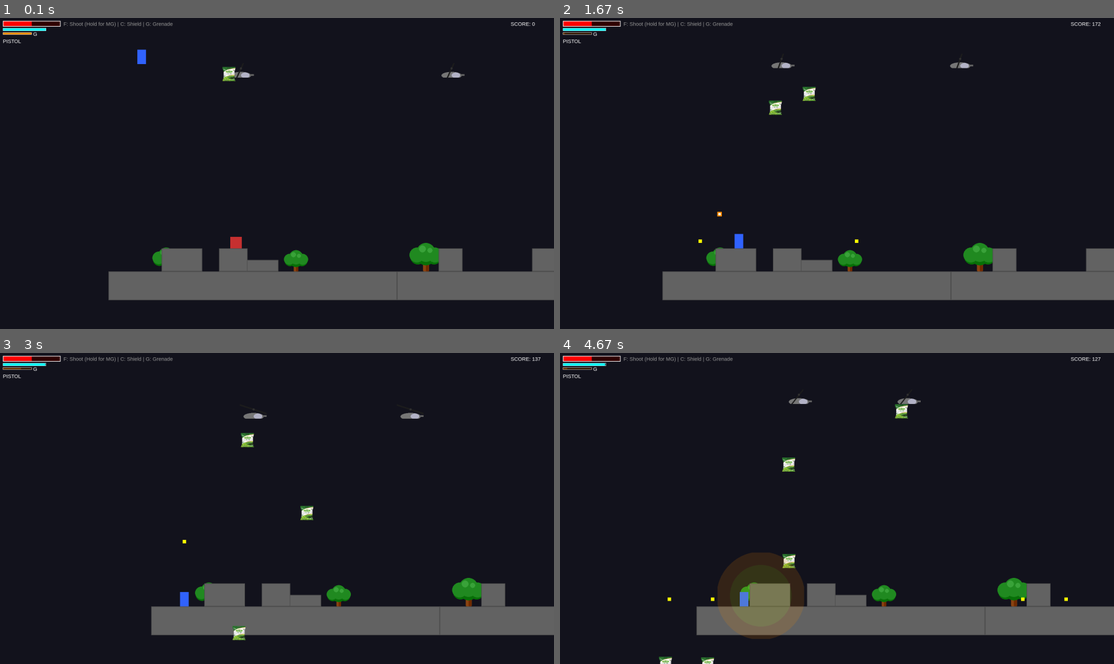
Above: before the commit, frames 1-4 (two rows, left to right).
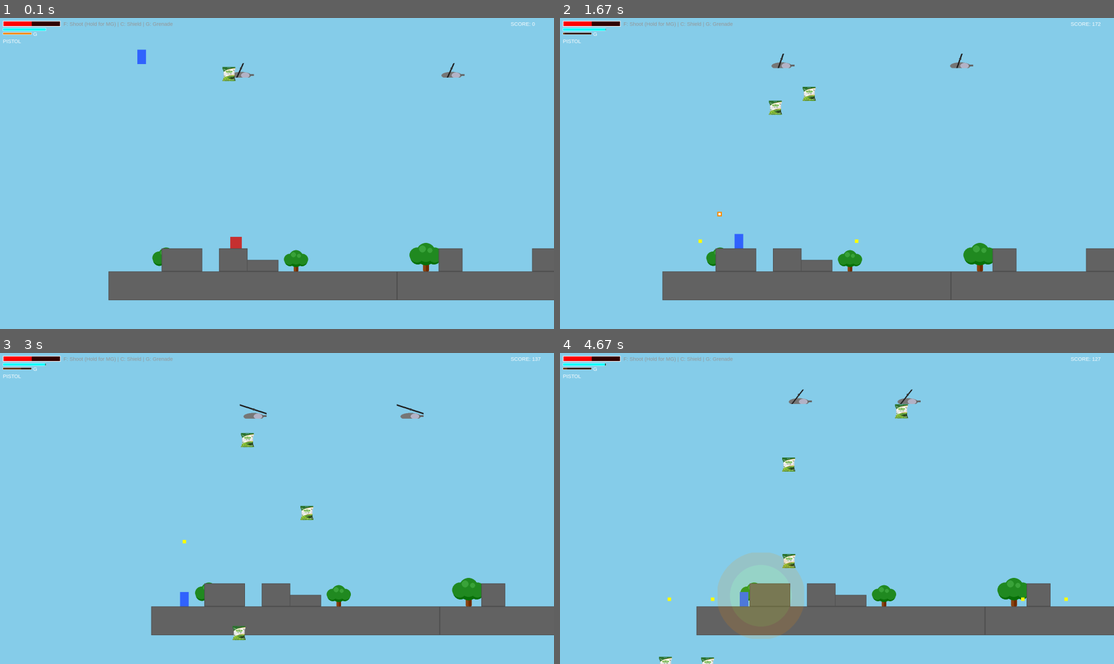
Above: after the commit, the same moments.

Repository: SayaUSB/FP-PBO-Pygame
Game: pygame game, started from main.py
Two runs of this game, one before a commit and one after it. Both use one fixed random seed, a clock stepped at 60 frames per second and the inputs below.
Inputs:
- Up to frame 1 (0.1 s): no input
- Up to frame 2 (1.67 s): hold Right 0.33-0.8 s; hold Right 0.83-1.3 s; tap F at 0.9, 1.2, 1.4 s; tap C at 0.98 s; hold Left from 1.33 s (still down); tap G at 1.48 s
- Up to frame 3 (3 s): tap F at 1.7, 1.97, 2.3, 2.6, 2.73 s; release Left at 1.87 s; hold Down 1.9-2.2 s; hold Left 2.23-2.63 s; tap C at 2.38 s; hold Up from 2.67 s (still down); tap G at 2.82 s
- Up to frame 4 (4.67 s): release Up at 3.03 s; hold Right 3.07-3.7 s; tap F at 3.13, 3.43, 3.8, 4.2, 4.5 s; hold Down 3.73-4.1 s; tap C at 3.88 s; hold Left 4.13-4.6 s; tap G at 4.28 s; hold Right from 4.63 s (still down)

The runs differ from the first frame. In frame 1, 90% of the frame differs, in the area x 0-100%, y 0-100%; in frame 2, 90%; in frame 3, 91%; in frame 4, 90%.

Commit message:
refactor: Background color

Diff:
--- a/game.py
+++ b/game.py
@@ -425,7 +425,7 @@
         self.screen.blit(restart_surf, restart_rect)
 
     def draw(self):
-        self.screen.fill(BLACK)
+        self.screen.fill(SKY_BLUE)
 
         # Background decorations (world-space -> screen-space via camera_x)
         ground_y = SCREEN_HEIGHT - 200
